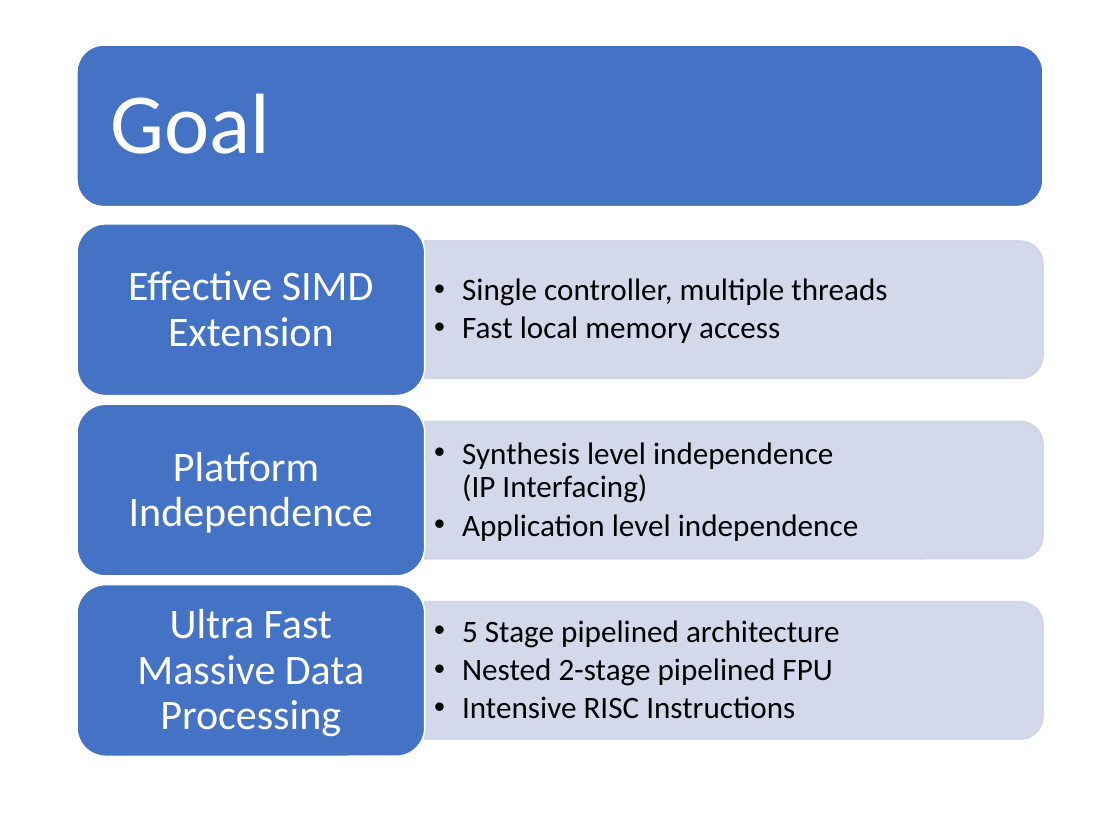
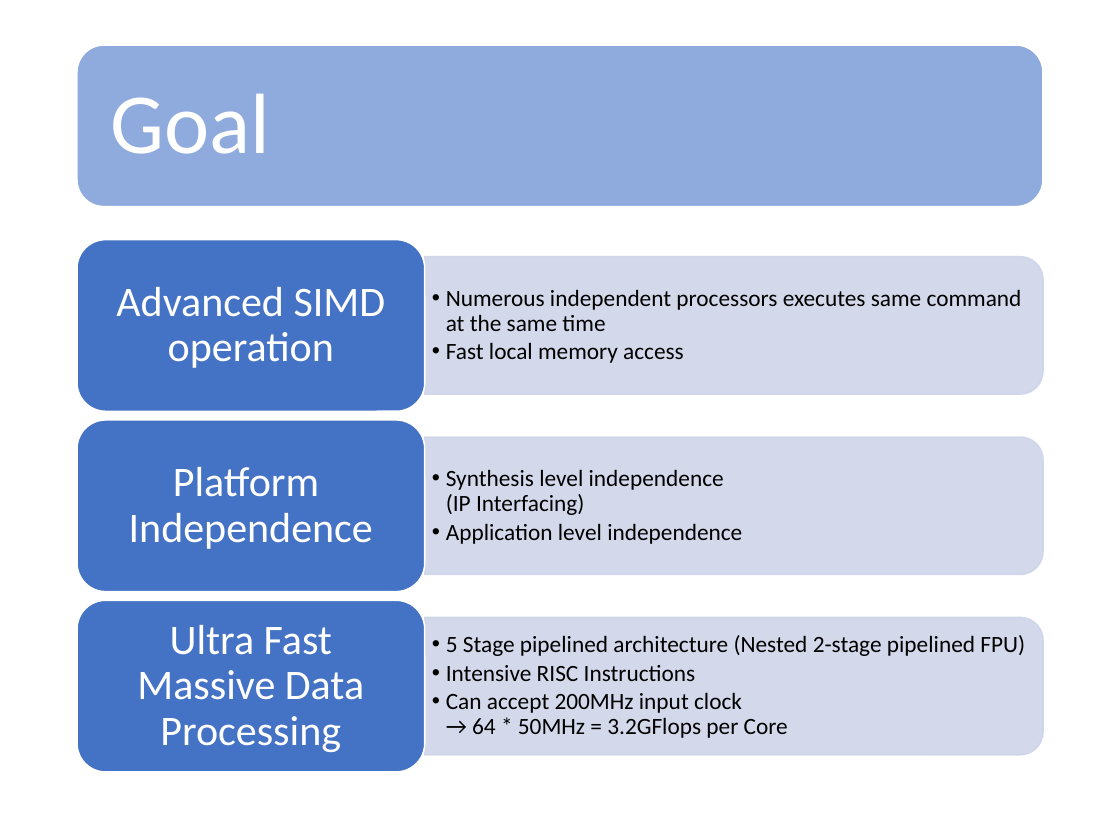
Before and after one commit to HappyNY/y3s1_socterm, a slide deck: slide 5 of docs/term_mid_우주선.pptx (slide 4 before the commit). Drawn at 1120x840 pixels with LibreOffice and Linux fonts; fonts in the diff are those of the drawing. Boxes give left, top, right and bottom in pixels: in the first picture for what was removed or moved away, otherwise in the second. Text is boxed around its words. In the diff, an @@ line names an element or a change of style, - is before the commit and + after.

```diff
--- a/docs/term_mid_우주선.pptx
+++ b/docs/term_mid_우주선.pptx
@@ rounded rectangle at (x1=77, y1=45, x2=1043, y2=206): fill #4472C4 to #8FAADC @@
@@ 5 texts, 3 rounded rectangles, 3 round same rects moved together from (x1=77, y1=224, x2=1043, y2=756) to (x1=77, y1=240, x2=1043, y2=772) @@
@@ text at (x1=116, y1=287, x2=386, y2=368): text changed @@
-Effective SIMD Extension
+Advanced SIMD operation
@@ text at (x1=446, y1=289, x2=1022, y2=331): text changed; size 20 to 15 pt @@
-  • Single controller, multiple threads
+  • Numerous independent processors executes same command at the same time
@@ text at (x1=446, y1=342, x2=684, y2=363): size 20 to 15 pt in "Fast local memory access"; indent changed @@
@@ text "Synthesis level independence (IP Interfacing)" at (x1=446, y1=469, x2=742, y2=544): size 20 to 15 pt; indent changed @@
@@ text at (x1=446, y1=635, x2=1025, y2=656): text changed; size 20 to 15 pt @@
-  • 5 Stage pipelined architecture
-  • Nested 2-stage pipelined FPU
+  • 5 Stage pipelined architecture (Nested 2-stage pipelined FPU)
@@ text at (x1=446, y1=665, x2=696, y2=681): size 20 to 15 pt in "Intensive RISC Instructions"; indent changed @@
@@ text at (x1=446, y1=692, x2=788, y2=738): paragraph added @@
+  • Can accept 200MHz input clock
+    → 64 * 50MHz = 3.2GFlops per Core
```
Also in this commit, not shown: 4 other slides changed, 12 slides added, 3 slides removed, 10 other files.
